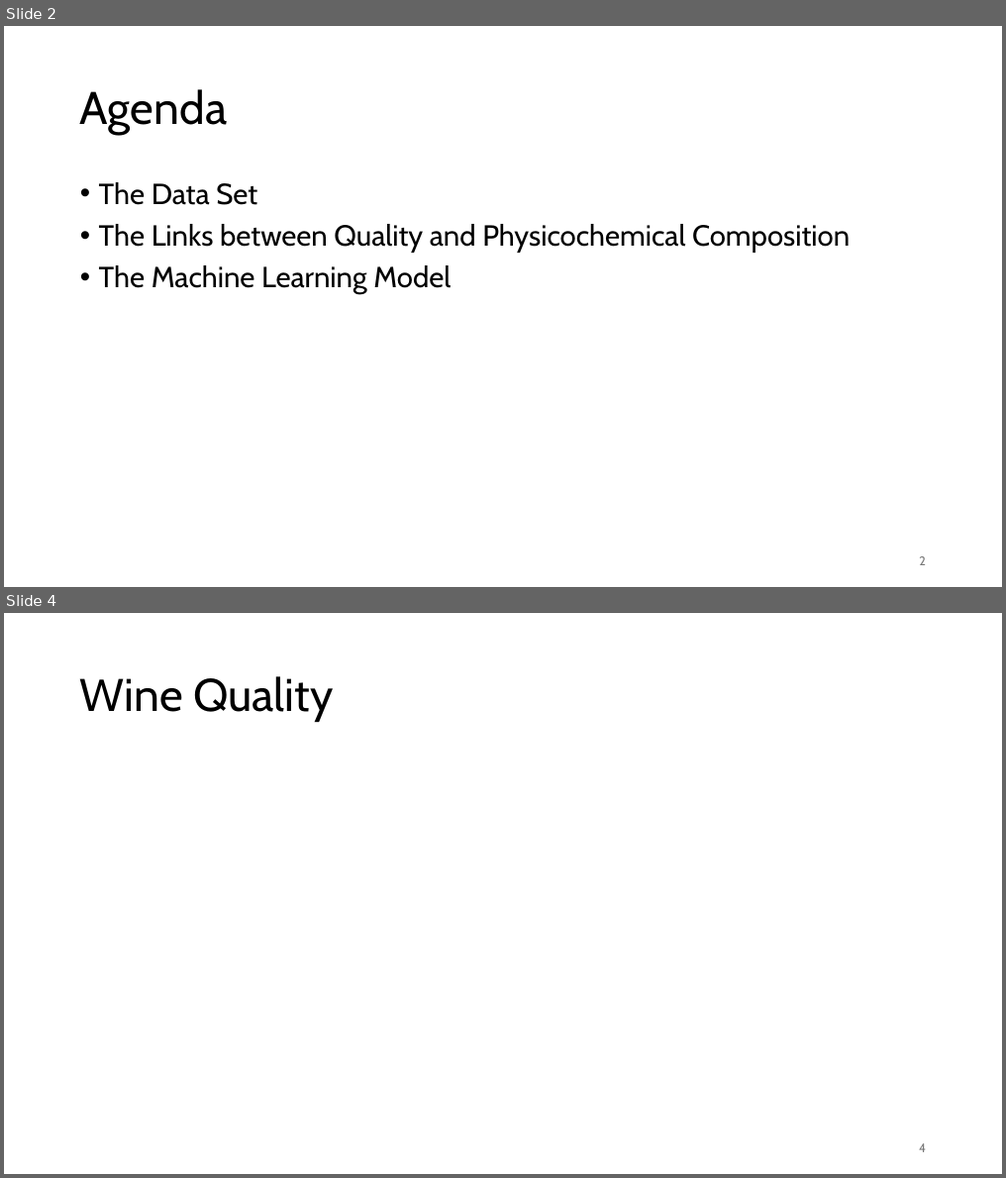
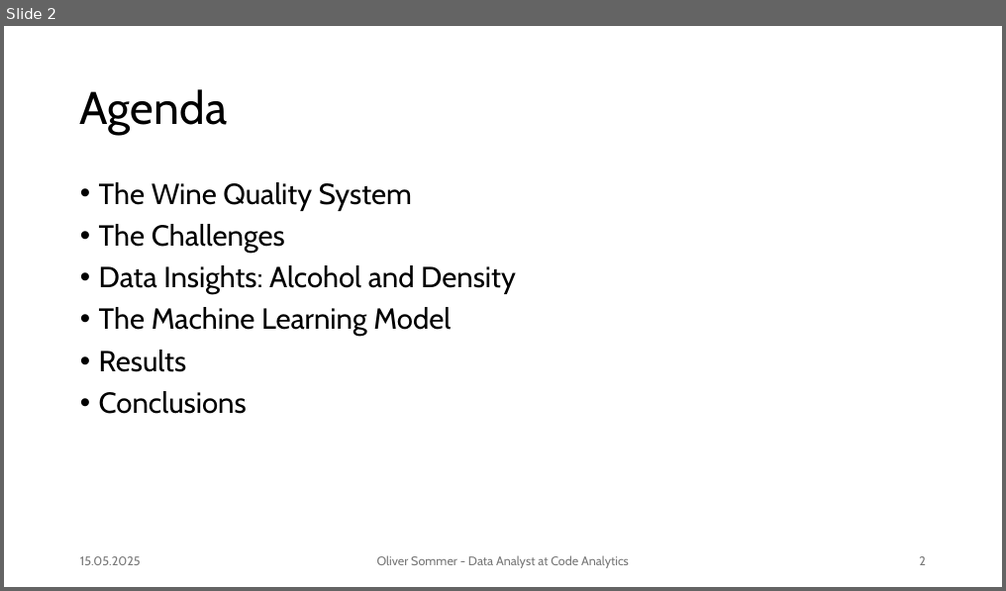
Before and after one commit to olemir/data-analysis-on-wine, a slide deck: reports/Wine Quality Analytics System.pptx. Shown one above the other, each under a label of ours: slides 2 and 4 before the commit, slide 2 after it; the slides between them are not shown. The pictures are 1006x1178 and 1006x591 pixels, drawn with LibreOffice and Linux fonts; fonts in the diff are those of the drawing. Boxes give left, top, right and bottom in pixels: in the first picture for what was removed or moved away, otherwise in the second. Text is boxed around its words. In the diff, an @@ line names an element or a change of style, - is before the commit and + after.

```diff
--- a/reports/Wine Quality Analytics System.pptx
+++ b/reports/Wine Quality Analytics System.pptx
@@ slide 4 removed at <box>4,613,1002,1174</box>, background #FFFFFF @@
@@ title removed at <box>80,676,333,722</box> @@
-Wine Quality
@@ page number removed at <box>919,1144,926,1153</box> @@
-4
@@ slide 2 changed as well @@
@@ text at <box>99,182,516,294</box>: text changed @@
-• The Data Set
-• The Links between Quality and Physicochemical Composition
+• The Wine Quality System
+• The Challenges
+• Data Insights: Alcohol and Density
@@ text at <box>99,350,247,414</box>: paragraphs added @@
+• Results
+• Conclusions
@@ text added at <box>80,557,141,566</box>, 12 pt, text #797979 @@
+15.05.2025
@@ text added at <box>377,556,629,569</box>, 12 pt, text #797979 @@
+Oliver Sommer - Data Analyst at Code Analytics
```
Also in this commit, not shown: 3 other slides changed, 5 slides added, 2 other slides removed, 7 other files.
